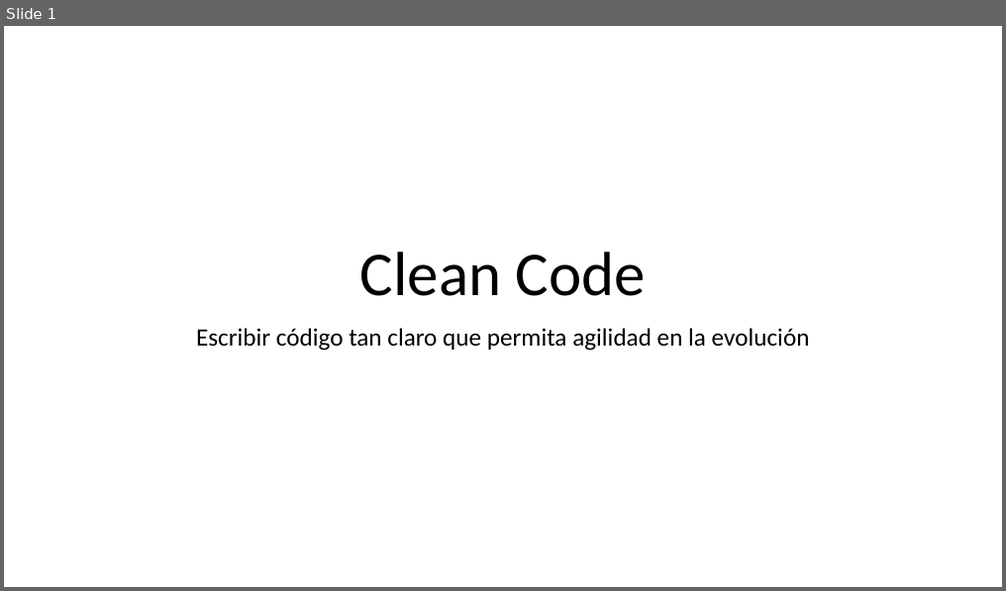
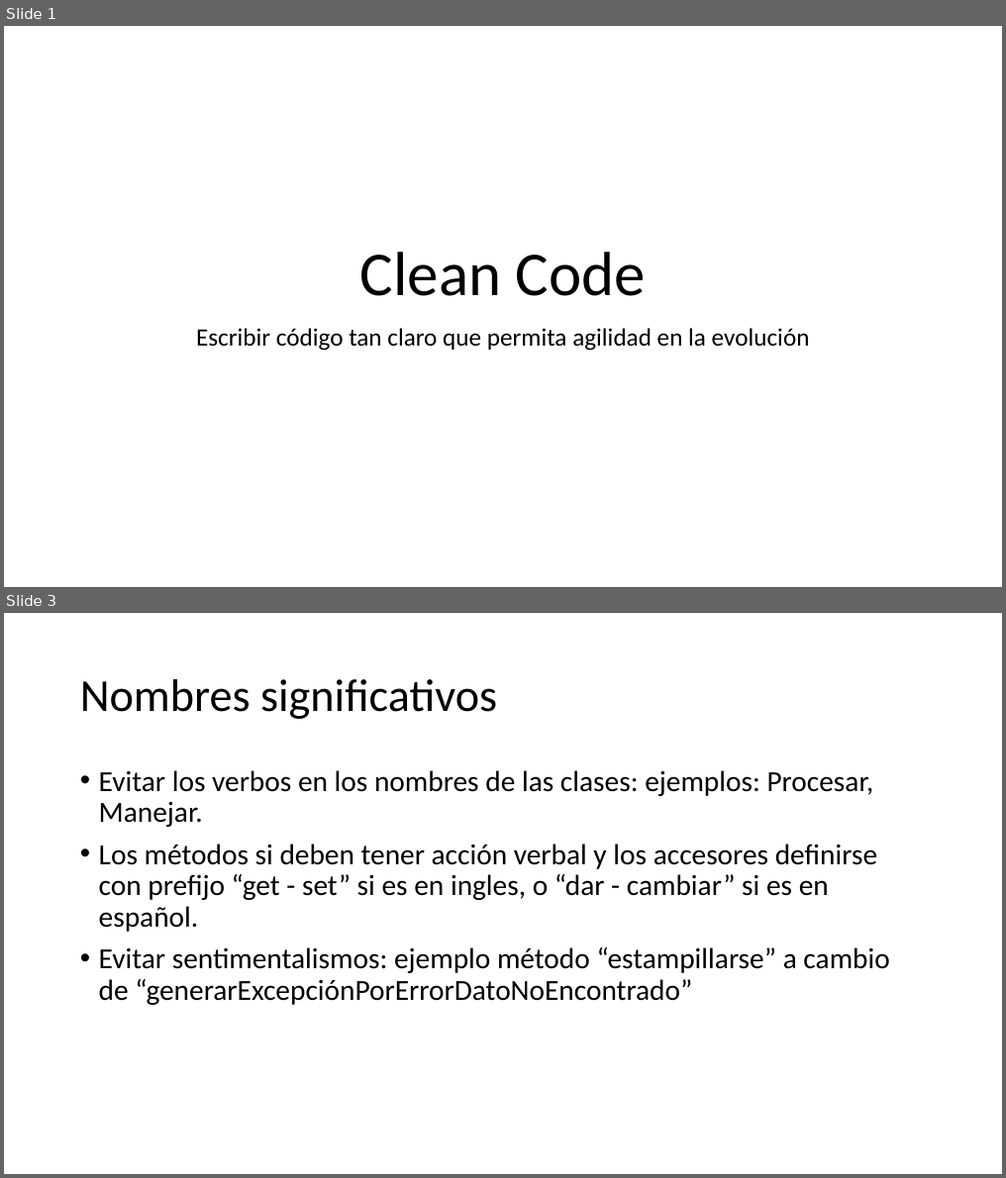
Before and after one commit to josevicenteayala/CleanCode, a slide deck: CleanCodeProject/data/CleanCode.pptx. Shown one above the other, each under a label of ours: slide 1 before the commit, slides 1 and 3 after it; the slides between them are not shown. The pictures are 1006x591 and 1006x1178 pixels, drawn with LibreOffice and Linux fonts; fonts in the diff are those of the drawing. Boxes give left, top, right and bottom in pixels: in the first picture for what was removed or moved away, otherwise in the second. Text is boxed around its words. In the diff, an @@ line names an element or a change of style, - is before the commit and + after.

```diff
--- a/CleanCodeProject/data/CleanCode.pptx
+++ b/CleanCodeProject/data/CleanCode.pptx
@@ slide 3 added at (4, 613, 1002, 1174), background #FFFFFF @@
@@ title added at (80, 679, 497, 719), 44 pt, text #000000 @@
+Nombres significativos
@@ text added at (99, 770, 889, 1005), 28 pt, text #000000 @@
+• Evitar los verbos en los nombres de las clases: ejemplos: Procesar, Manejar.
+• Los métodos si deben tener acción verbal y los accesores definirse con prefijo “get - set” si es en ingles, o “dar - cambiar” si es en español.
+• Evitar sentimentalismos: ejemplo método “estampillarse” a cambio de “generarExcepciónPorErrorDatoNoEncontrado”
```
Also in this commit, not shown: 1 slide changed, 1 other slide added.
